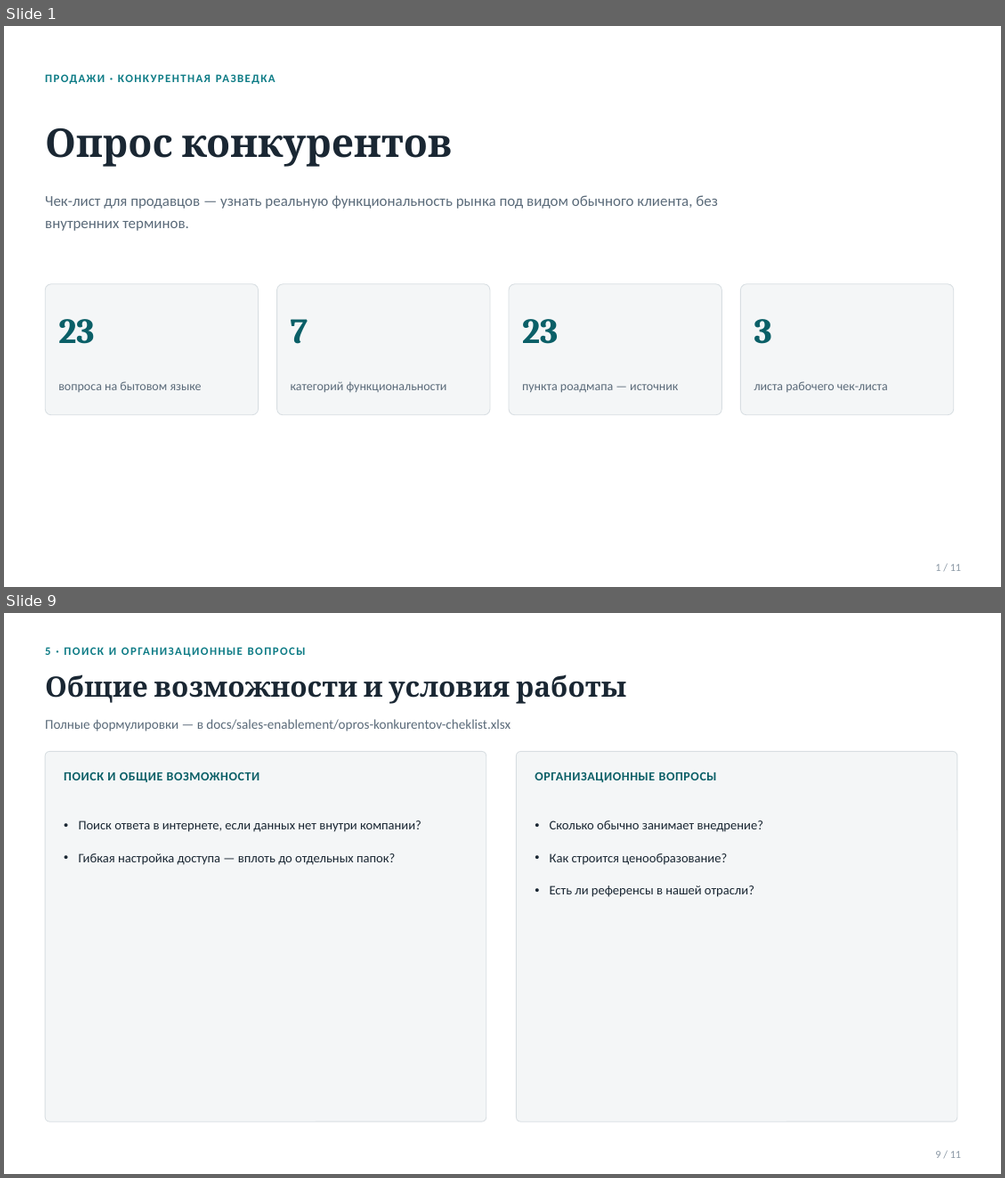
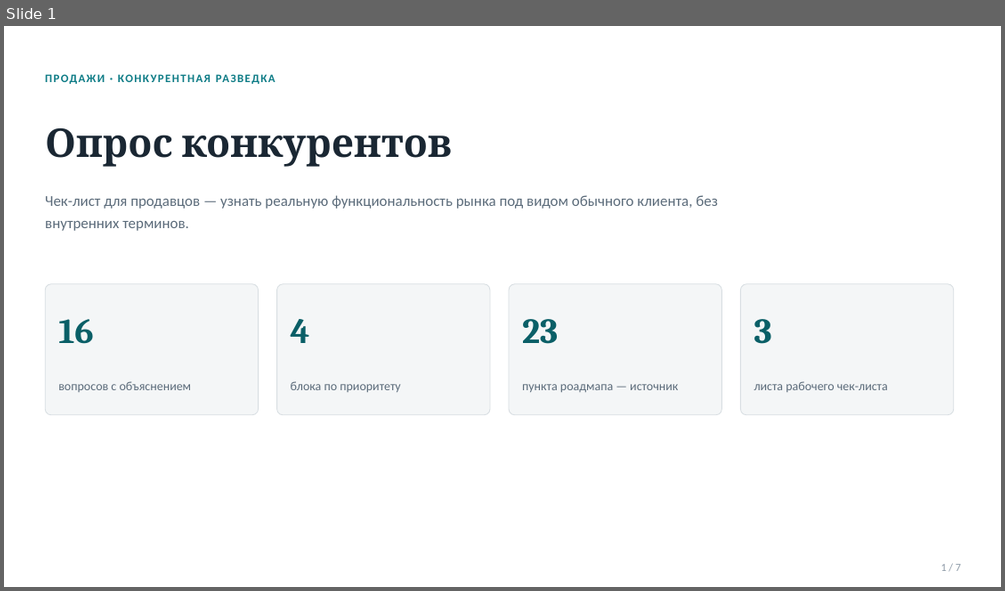
Before and after one commit to vladilslavandrosov-prog/job-RAG, a slide deck: docs/sales-enablement/opros-konkurentov-presentation.pptx. Shown one above the other, each under a label of ours: slides 1 and 9 before the commit, slide 1 after it; the slides between them are not shown. The pictures are 1005x1178 and 1005x591 pixels, drawn with LibreOffice and Linux fonts; fonts in the diff are those of the drawing. Boxes give left, top, right and bottom in pixels: in the first picture for what was removed or moved away, otherwise in the second. Text is boxed around its words. In the diff, an @@ line names an element or a change of style, - is before the commit and + after.

```diff
--- a/docs/sales-enablement/opros-konkurentov-presentation.pptx
+++ b/docs/sales-enablement/opros-konkurentov-presentation.pptx
@@ slide 9 removed at [4, 613, 1001, 1174], background #FFFFFF @@
@@ text removed at [45, 647, 89, 655] @@
-5 · ПОИСК И ОРГАНИЗАЦИОННЫЕ ВОПРОСЫ
@@ text removed at [45, 674, 626, 704] @@
-Общие возможности и условия работы
@@ text removed at [45, 719, 510, 731] @@
-Полные формулировки — в docs/sales-enablement/opros-konkurentov-cheklist.xlsx
@@ rounded rectangle removed at [45, 751, 486, 1121] @@
@@ text removed at [64, 772, 260, 782] @@
-ПОИСК И ОБЩИЕ ВОЗМОЖНОСТИ
@@ rounded rectangle removed at [517, 751, 957, 1121] @@
@@ text removed at [534, 772, 717, 782] @@
-ОРГАНИЗАЦИОННЫЕ ВОПРОСЫ
@@ text removed at [79, 820, 421, 865] @@
-• Поиск ответа в интернете, если данных нет внутри компании?
-• Гибкая настройка доступа — вплоть до отдельных папок?
@@ text removed at [550, 820, 763, 897] @@
-• Сколько обычно занимает внедрение?
-• Как строится ценообразование?
-• Есть ли референсы в нашей отрасли?
@@ text removed at [935, 1151, 961, 1158] @@
-9 / 11
@@ slide 1 changed as well @@
@@ text at [58, 319, 93, 344]: text changed @@
-23
+16
@@ text at [291, 319, 310, 343]: text changed @@
-7
+4
@@ text at [58, 381, 192, 392]: text changed @@
-вопроса на бытовом языке
+вопросов с объяснением
@@ text at [291, 381, 400, 392]: text changed @@
-категорий функциональности
+блока по приоритету
@@ text at [941, 564, 961, 571]: text changed @@
-1 / 11
+1 / 7
```
Also in this commit, not shown: 3 other slides changed, 3 slides added, 6 other slides removed, 1 other file.
